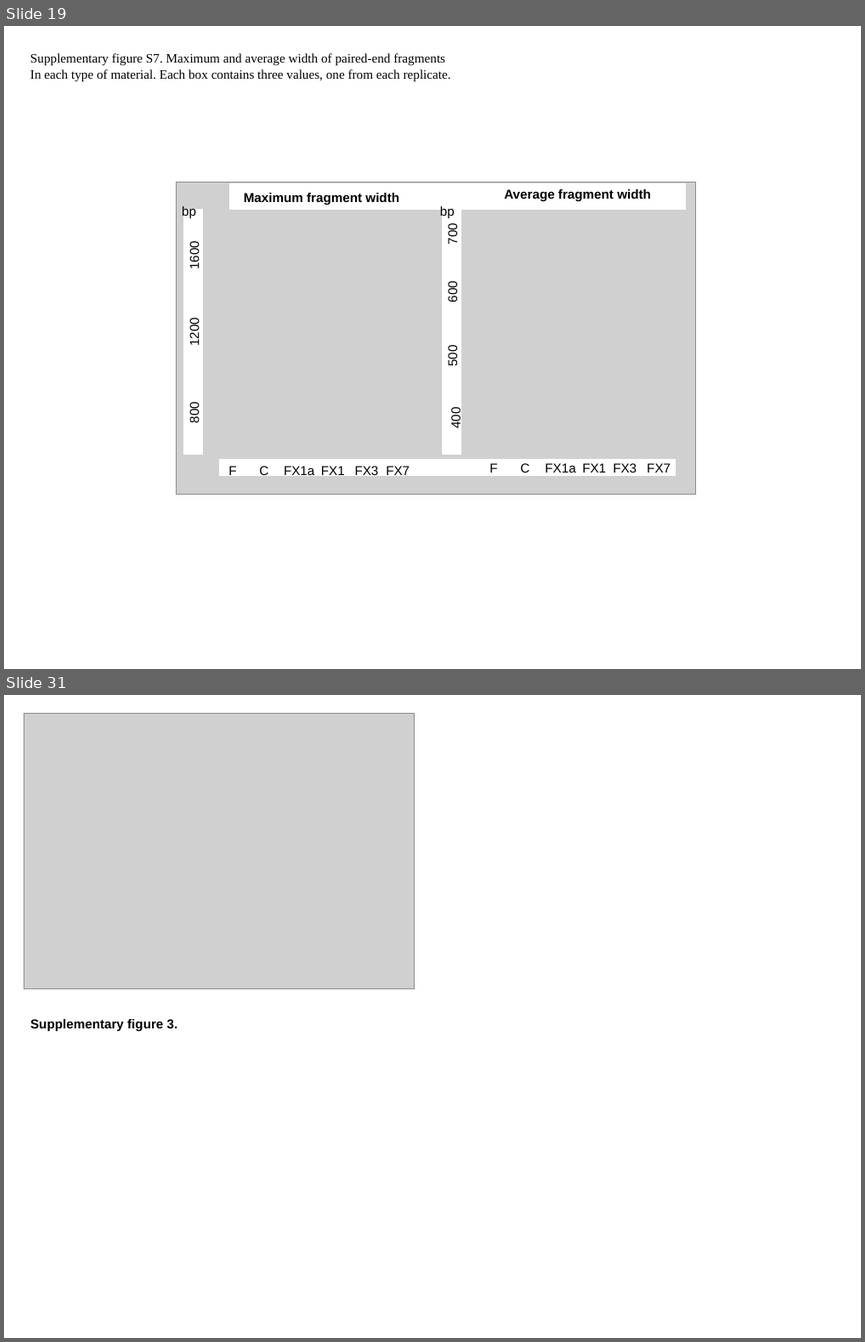
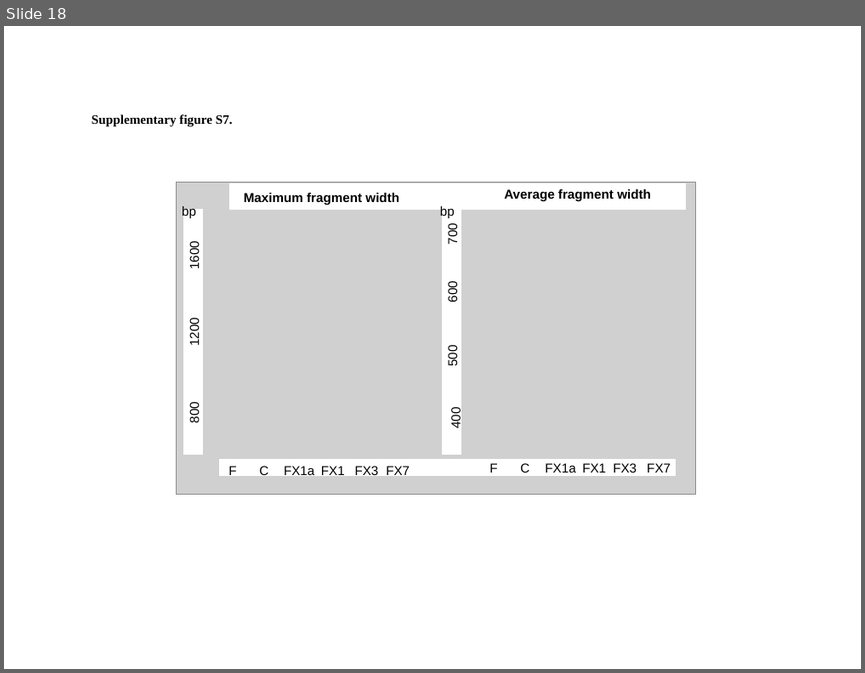
Before and after one commit to jknightlab/ATACseq_pipeline, a slide deck: Core_manuscript/Paper/Figures/ATAC_figures.odp. Shown one above the other, each under a label of ours: slides 19 and 31 before the commit, slide 18 after it; the slides between them are not shown. The pictures are 865x1342 and 865x673 pixels, drawn with LibreOffice and Linux fonts; fonts in the diff are those of the drawing; grey boxes stand for pictures. Boxes give left, top, right and bottom in pixels: in the first picture for what was removed or moved away, otherwise in the second. Text is boxed around its words. In the diff, an @@ line names an element or a change of style, - is before the commit and + after.

Commit message:
main and supplementary figures for the text

```diff
--- a/Core_manuscript/Paper/Figures/ATAC_figures.odp
+++ b/Core_manuscript/Paper/Figures/ATAC_figures.odp
@@ slide 31 removed at (x1=4, y1=695, x2=861, y2=1338), background #FFFFFF @@
@@ picture removed at (x1=24, y1=714, x2=414, y2=989) @@
@@ text removed at (x1=30, y1=1019, x2=178, y2=1032) @@
-Supplementary figure 3.
@@ what was slide 19 is now slide 18 @@
@@ slide 18 changed as well @@
@@ text removed at (x1=30, y1=53, x2=451, y2=81) @@
-Supplementary figure S7. Maximum and average width of paired-end fragments
-In each type of material. Each box contains three values, one from each replicate.
@@ text added at (x1=92, y1=114, x2=233, y2=127), 12 pt, text #000000, bold @@
+Supplementary figure S7.
```
Also in this commit, not shown: 16 other slides changed, 21 other slides removed, 1 other file.
